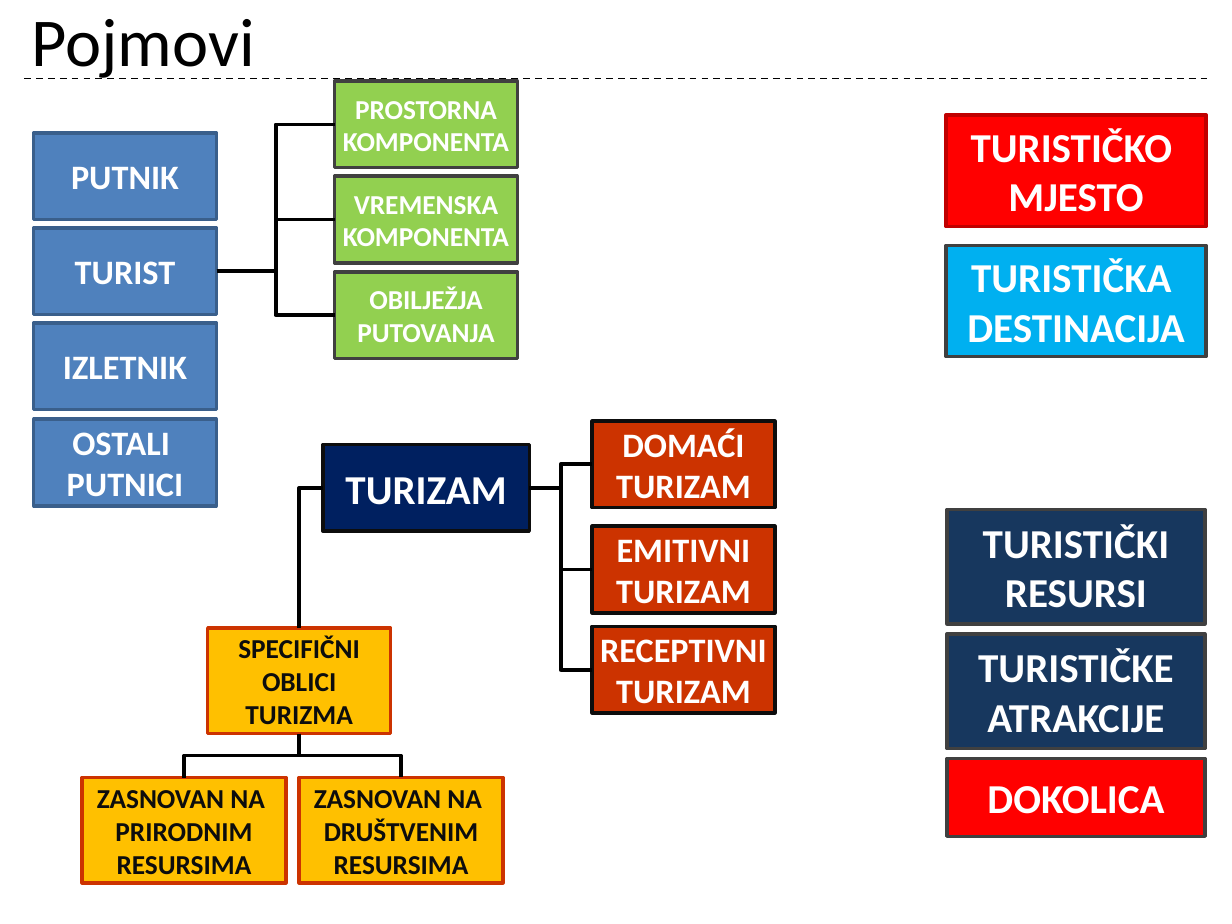
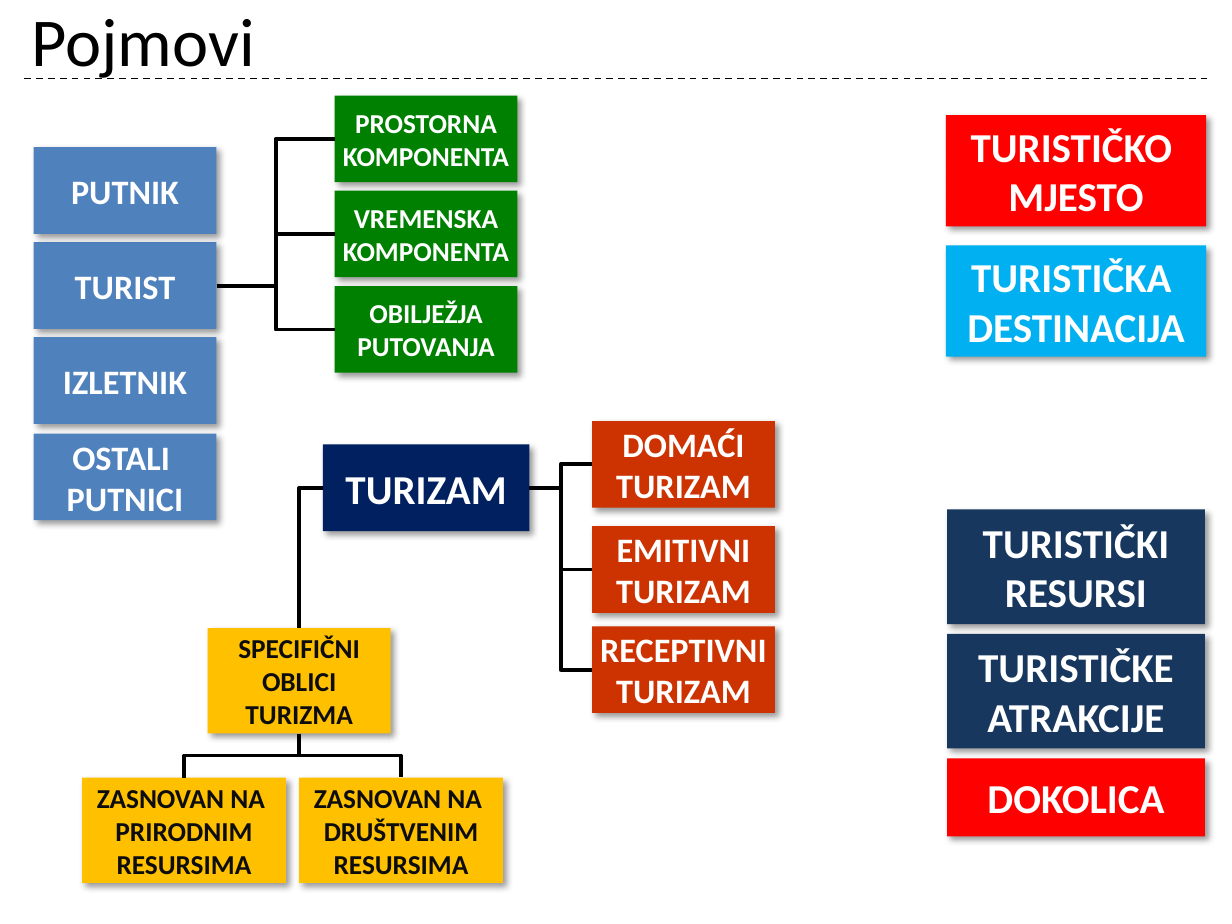
Before and after one commit to cornx/print, a slide deck: slide 3 of data/prezentacije/osnove_turizma/001_1_Turizam_uvod-ponavljanje.pptx (slide 2 before the commit). Drawn at 1232x924 pixels with LibreOffice and Linux fonts; fonts in the diff are those of the drawing. Boxes give left, top, right and bottom in pixels: in the first picture for what was removed or moved away, otherwise in the second. Text is boxed around its words. In the diff, an @@ line names an element or a change of style, - is before the commit and + after.

```diff
--- a/data/prezentacije/osnove_turizma/001_1_Turizam_uvod-ponavljanje.pptx
+++ b/data/prezentacije/osnove_turizma/001_1_Turizam_uvod-ponavljanje.pptx
@@ rectangle "TURISTIČKO" at (x1=946, y1=116, x2=1206, y2=227): outline #C00000 2 pt to none; shadow on @@
@@ fill #92D050 to #008000; outline #404040 2 pt to none; shadow on in 3 elements at (x1=335, y1=286, x2=517, y2=372), (x1=335, y1=96, x2=517, y2=182), (x1=335, y1=191, x2=517, y2=277) @@
@@ 7 rectangles, 3 elbow lines moved together from (x1=33, y1=81, x2=517, y2=505) to (x1=33, y1=96, x2=517, y2=520) @@
@@ outline #3A5F8C 2 pt to none; shadow on in 4 elements at (x1=33, y1=243, x2=216, y2=329), (x1=33, y1=338, x2=216, y2=424), (x1=33, y1=148, x2=216, y2=234), (x1=33, y1=434, x2=216, y2=520) @@
@@ outline #0D0D0D 2 pt to none; shadow on in 4 elements at (x1=323, y1=445, x2=530, y2=531), (x1=593, y1=421, x2=775, y2=508), (x1=593, y1=526, x2=775, y2=612), (x1=593, y1=626, x2=775, y2=712) @@
@@ outline #CC3300 2 pt to none; shadow on in 3 elements at (x1=208, y1=628, x2=391, y2=734), (x1=83, y1=777, x2=286, y2=883), (x1=299, y1=777, x2=503, y2=883) @@
@@ outline #404040 2 pt to none; shadow on in 4 elements at (x1=946, y1=245, x2=1206, y2=356), (x1=947, y1=510, x2=1205, y2=625), (x1=947, y1=634, x2=1205, y2=749), (x1=947, y1=759, x2=1205, y2=837) @@
```
Also in this commit, not shown: 8 other slides changed, 4 slides added.
